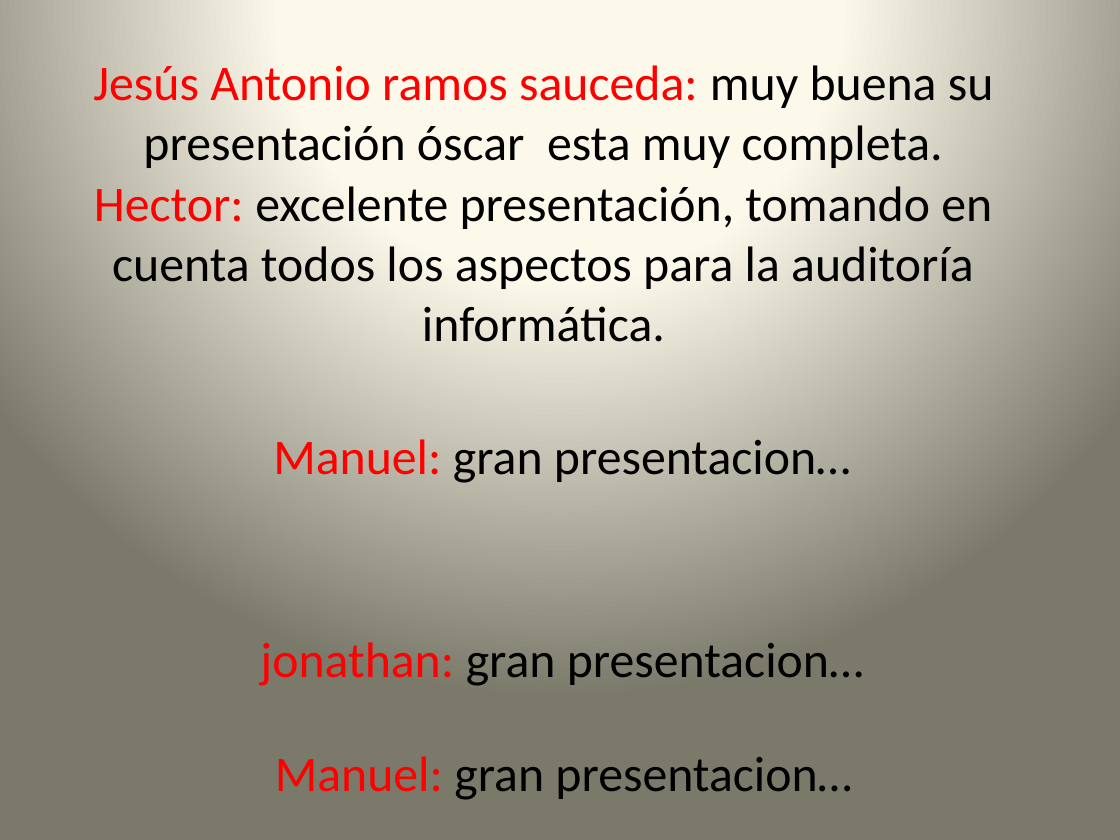
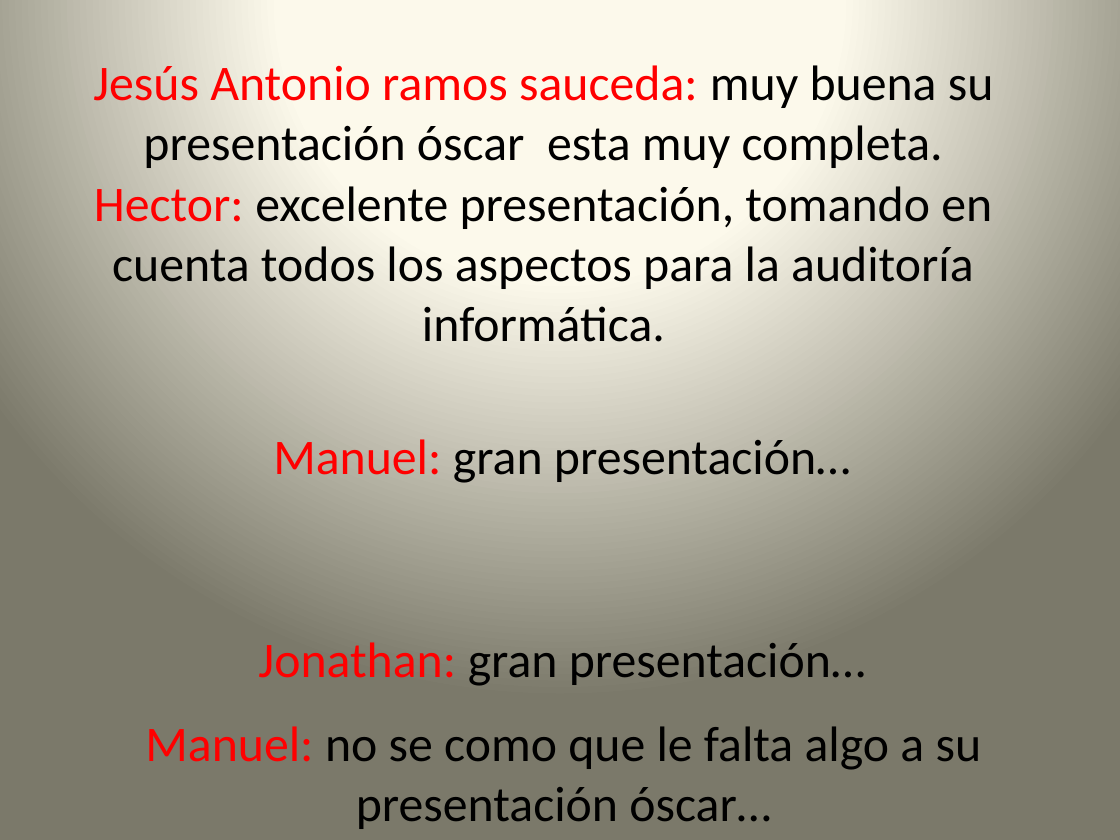
Before and after one commit to lc850/auditoria, a slide deck: slide 11 of OSCAR.pptx. Drawn at 1120x840 pixels with LibreOffice and Linux fonts; fonts in the diff are those of the drawing. Boxes give left, top, right and bottom in pixels: in the first picture for what was removed or moved away, otherwise in the second. Text is boxed around its words. In the diff, an @@ line names an element or a change of style, - is before the commit and + after.

Commit message:
14

```diff
--- a/OSCAR.pptx
+++ b/OSCAR.pptx
@@ text at (273,439,851,483): text changed @@
-Manuel: gran presentacion…
+Manuel: gran presentación…
@@ text at (258,642,866,686): text changed @@
-jonathan: gran presentacion…
+Jonathan: gran presentación…
@@ text at (145,726,982,829): text changed @@
-Manuel: gran presentacion…
+Manuel: no se como que le falta algo a su presentación óscar…
```
